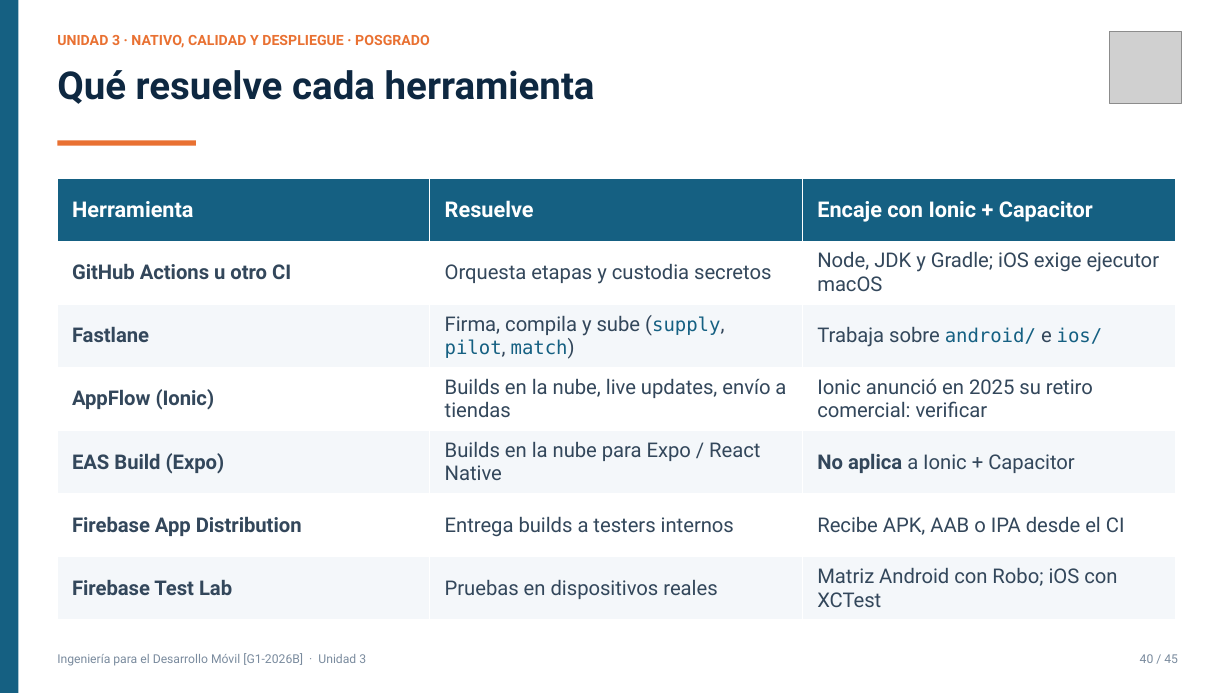
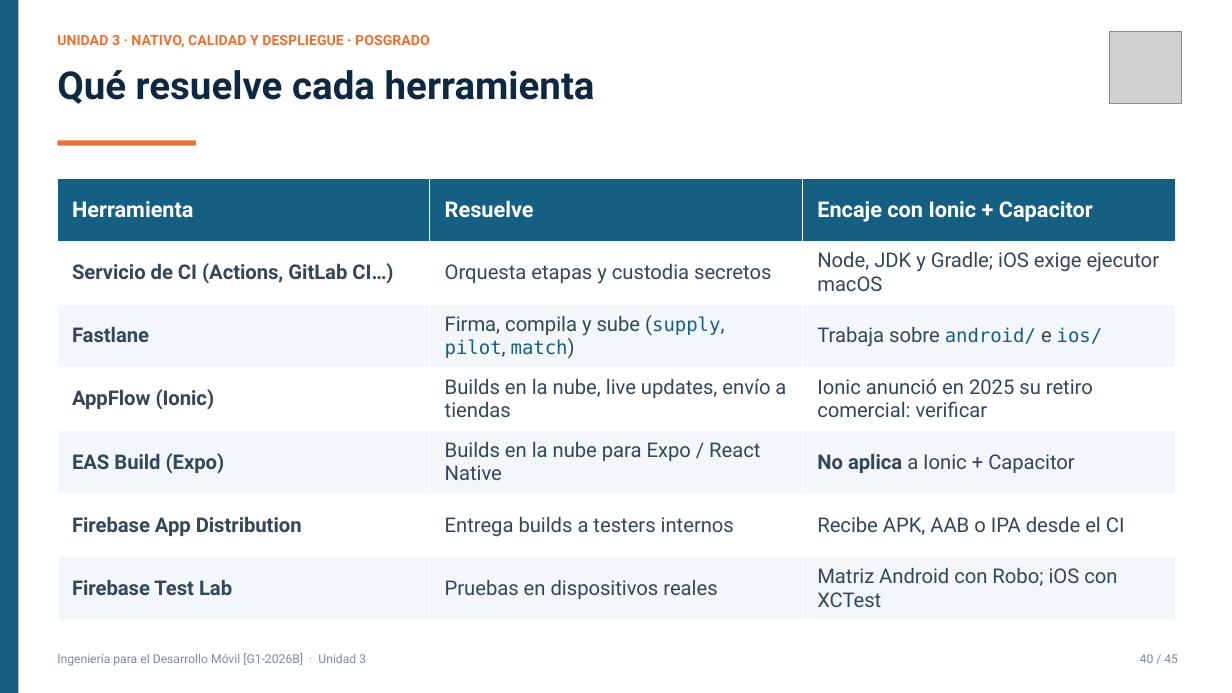
Before and after one commit to code-corhuila/ova-web, a slide deck: slide 48 of 2026-B/ingenieria-desarrollo-movil/unidad-03/slides/unidad03calidad-release.pptx. Drawn at 1232x693 pixels with LibreOffice and Linux fonts; fonts in the diff are those of the drawing; grey boxes stand for pictures. Boxes give left, top, right and bottom in pixels: in the first picture for what was removed or moved away, otherwise in the second. Text is boxed around its words. In the diff, an @@ line names an element or a change of style, - is before the commit and + after.

```diff
--- a/2026-B/ingenieria-desarrollo-movil/unidad-03/slides/unidad03calidad-release.pptx
+++ b/2026-B/ingenieria-desarrollo-movil/unidad-03/slides/unidad03calidad-release.pptx
@@ table at (x1=57, y1=178, x2=1175, y2=620) @@
-row 2, column 1: GitHub Actions u otro CI
+row 2, column 1: Servicio de CI (Actions, GitLab CI…)
```
Also in this commit, not shown: 3 other slides changed, 46 other files.
